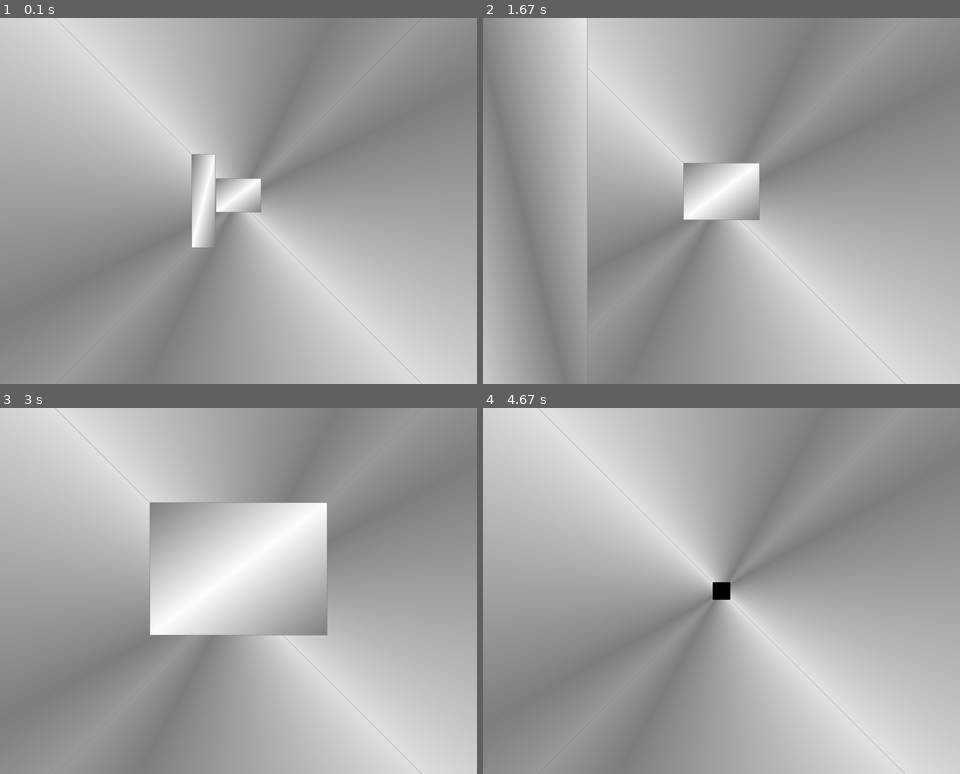
Above: before the commit, frames 1-4 (two rows, left to right).
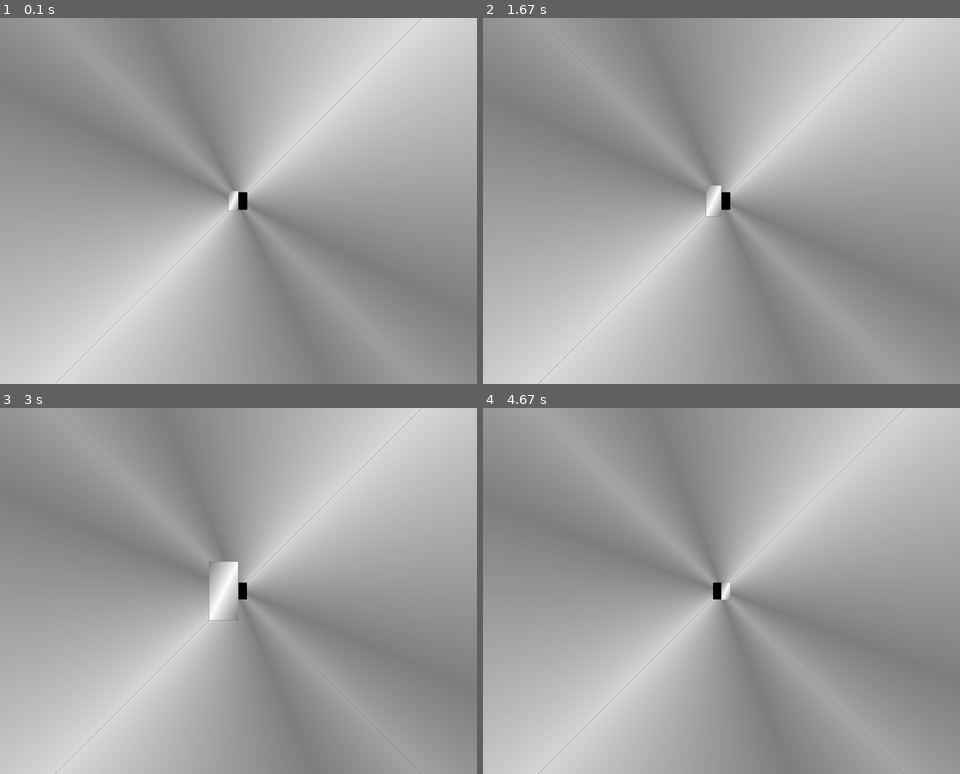
Above: after the commit, the same moments.

Repository: Koala-Lumpur/P3_group307
Game: pygame game, started from Game.py
The game is run twice, just before and just after one commit, with the same random seed, the same clock (stepped at 60 frames per second) and the same inputs.
Inputs:
- Up to frame 1 (0.1 s): no input
- Up to frame 2 (1.67 s): no input
- Up to frame 3 (3 s): no input
- Up to frame 4 (4.67 s): no input

The runs differ from the first frame. In frame 1, 80% of the frame differs, in the area x 0-100%, y 0-100%; in frame 2, 74%; in frame 3, 81%; in frame 4, 80%.

Commit message:
Function and implementation
Added in a function for vertices as a basic templete for the coordinates. Implemented them into 8 cubes and spaced them a little further apart because I still have not found a solution to making the objects in the background not visible

Diff:
--- a/Game.py
+++ b/Game.py
@@ -2,6 +2,21 @@
 from pygame.locals import *
 from OpenGL.GL import *
 from OpenGL.GLU import *
+
+
+def generateVertices(x, y, z, w, h, d):
+    v = (
+        (x + w, y, z + d),
+        (x + w, y + h, z + d),
+        (x, y + h, z + d),
+        (x, y, z + d),
+        (x + w, y, z + d),
+        (x + w, y + h, z + d),
+        (x, y, z + d),
+        (x, y + h, z + d)
+    )
+    return v
+
 
 vertices = (
     (1, -1, 800),
@@ -13,7 +28,7 @@
     (-1, -1, 1),
     (-1, 1, 1)
     )
-
+'''
 vertices2 = (
     (-0.5, -1, 190),
     (-0.5, 1, 190),
@@ -35,6 +50,27 @@
     (-1, -0.5, 180),
     (-1, 1, 180)
     )
+
+vertices4 = (
+    (-1, -0.5, 170),
+    (1, -0.5, 170),
+    (1, -1, 170),
+    (-1, -1, 170),
+    (-1, -0.5, 170),
+    (-1, -0.5, 170),
+    (-1, -1, 170),
+    (-1, -1, 170)
+    )
+'''
+
+v1 = generateVertices(-1, -1, 550, 1, 2, 5)
+v2 = generateVertices(1, 1, 500, -1, -2, 5)
+v3 = generateVertices(-1, -1, 450, 2, 0.3, 5)
+v4 = generateVertices(1, 1, 400, -2, -0.65, 5)
+v5 = generateVertices(-1, -1, 350, 1, 2, 5)
+v6 = generateVertices(1, 1, 300, -1, -2, 5)
+v7 = generateVertices(-1, -1, 250, 2, 0.3, 5)
+v8 = generateVertices(1, 1, 200, -2, -0.65, 5)
 
 edges = (
     (0,1),
@@ -74,8 +110,43 @@
     (0.5,0.5,0.5),
     (0,0,0),
     )
-
-
+'''
+ground_vertices = (
+    (-10, -1.1, 20),
+    (10, -1.1, 20),
+    (-10, -1.1, -300),
+    (10, -1.1, -300),
+)
+
+def ground():
+    glBegin(GL_QUADS)
+    for vertex in ground_vertices:
+        glColor3fv((0, 0.5, 0.5))
+        glVertex3fv(vertex)
+    glEnd()
+
+def set_vertices(max_distance):
+    x_value_change = random.randrange(-10, 10)
+    y_value_change = random.randrange(-10, 10)
+    z_value_change = random.randrange(-1*max_distance, -20)
+
+    new_vertices = []
+
+    for vert in vertices:
+        new_vert = []
+
+        new_x = vert[0] + x_value_change
+        new_y = vert[0] + y_value_change
+        new_z = vert[0] + z_value_change
+
+        new_vert.append(new_x)
+        new_vert.append(new_y)
+        new_vert.append(new_z)
+
+        new_vertices.append(new_vert)
+
+        return new_vertices
+'''
 def Cube(vertices):
     glBegin(GL_QUADS)
 
@@ -96,27 +167,41 @@
 
 
 def main():
+
     pygame.init()
     display = (1300,1000)
     pygame.display.set_mode(display, DOUBLEBUF|OPENGL)
 
     gluPerspective(45, (display[0]/display[1]), 0.1, 50.0)
 
-    glTranslatef(0.0,0.0, -200)
+    glTranslatef(0.0, 0.0, -600)
+    #i = 0
 
     while True:
+        '''
+        if(i % 5 == 0):
+            v1 = generateVertices(-1, -1, 190-i, 2, 2, 2)
+            print(i)
+        i += 0.5
+        '''
         for event in pygame.event.get():
             if event.type == pygame.QUIT:
                 pygame.quit()
                 quit()
 
-        glTranslatef(0,0,0.05)
+        glTranslatef(0, 0, 0.1)
         glClear(GL_COLOR_BUFFER_BIT|GL_DEPTH_BUFFER_BIT)
         Cube(vertices)
-        Cube(vertices2)
-        Cube(vertices3)
+        Cube(v1)
+        Cube(v2)
+        Cube(v3)
+        Cube(v4)
+        Cube(v5)
+        Cube(v6)
+        Cube(v7)
+        Cube(v8)
+
         pygame.display.flip()
         pygame.time.wait(10)
 
-
 main()
